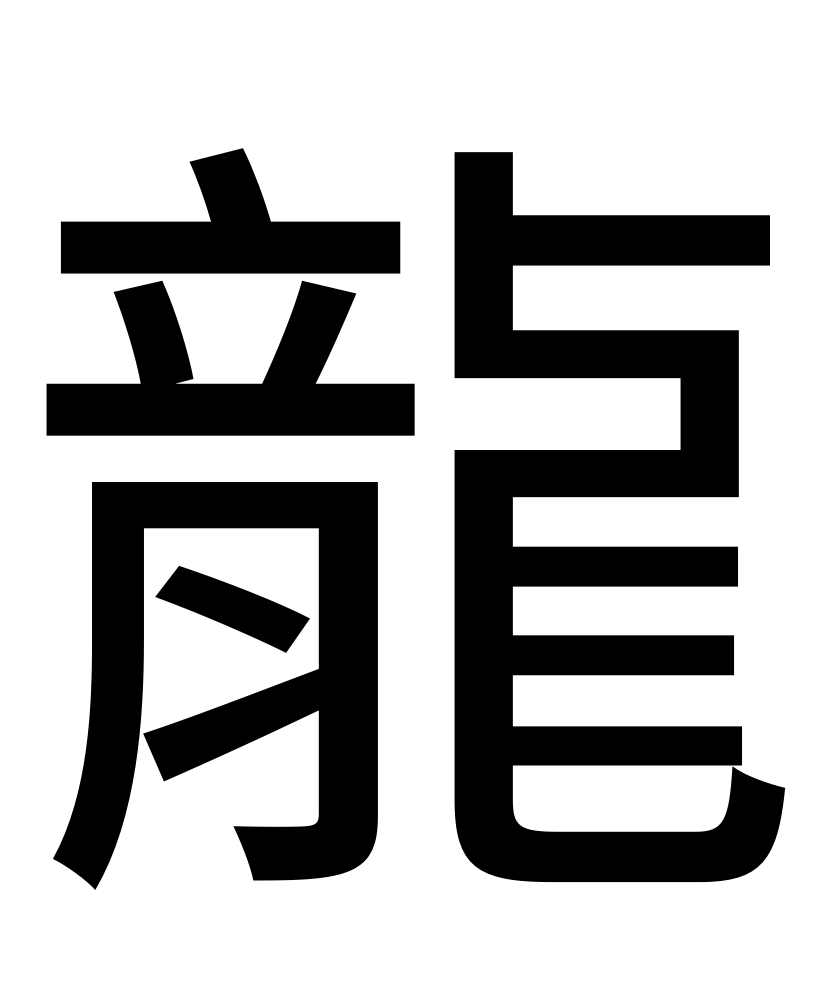
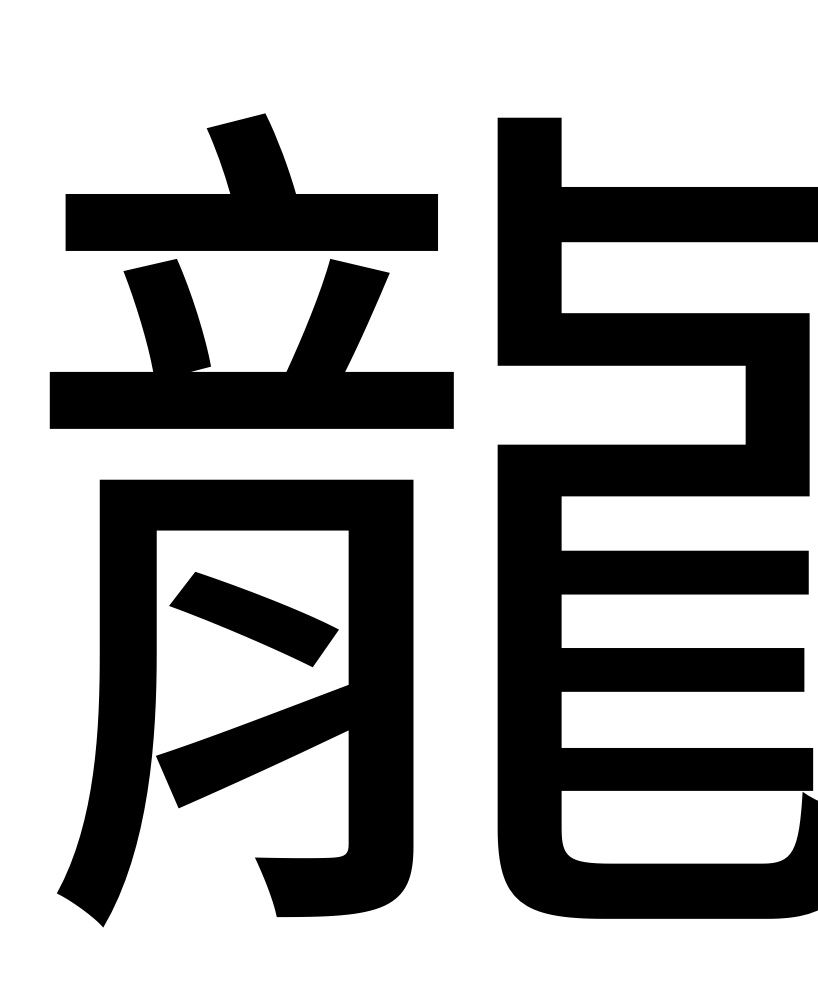
Before and after one commit to oscarsun72/PPTtoDoc_PowerPoint_xchg_Word, a slide deck: slide 2 of 字圖母片.pptm. Drawn at 818x1008 pixels with LibreOffice and Linux fonts; fonts in the diff are those of the drawing. Boxes give left, top, right and bottom in pixels: in the first picture for what was removed or moved away, otherwise in the second. Text is boxed around its words. In the diff, an @@ line names an element or a change of style, - is before the commit and + after.

```diff
--- a/字圖母片.pptm
+++ b/字圖母片.pptm
@@ text "龍" at <box>14,113,818,928</box>: size 410 to 450 pt, font Noto Sans CJK JP to Noto Sans CJK SC @@
```
Also in this commit, not shown: 6 other files.
